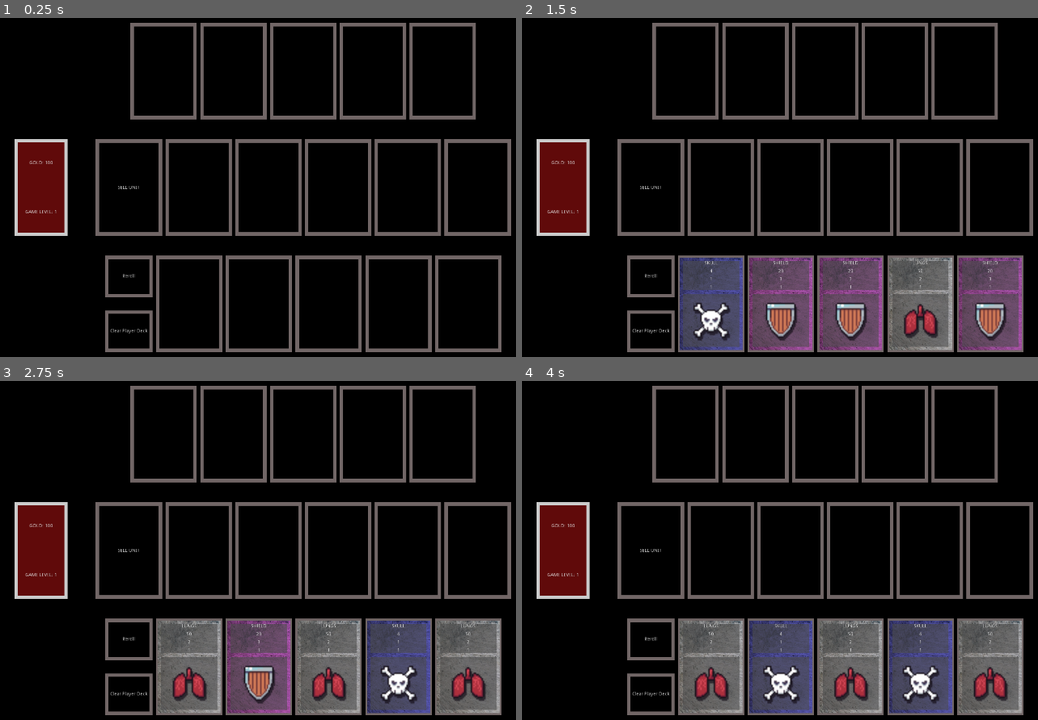
Above: before the commit, frames 1-4 (two rows, left to right).
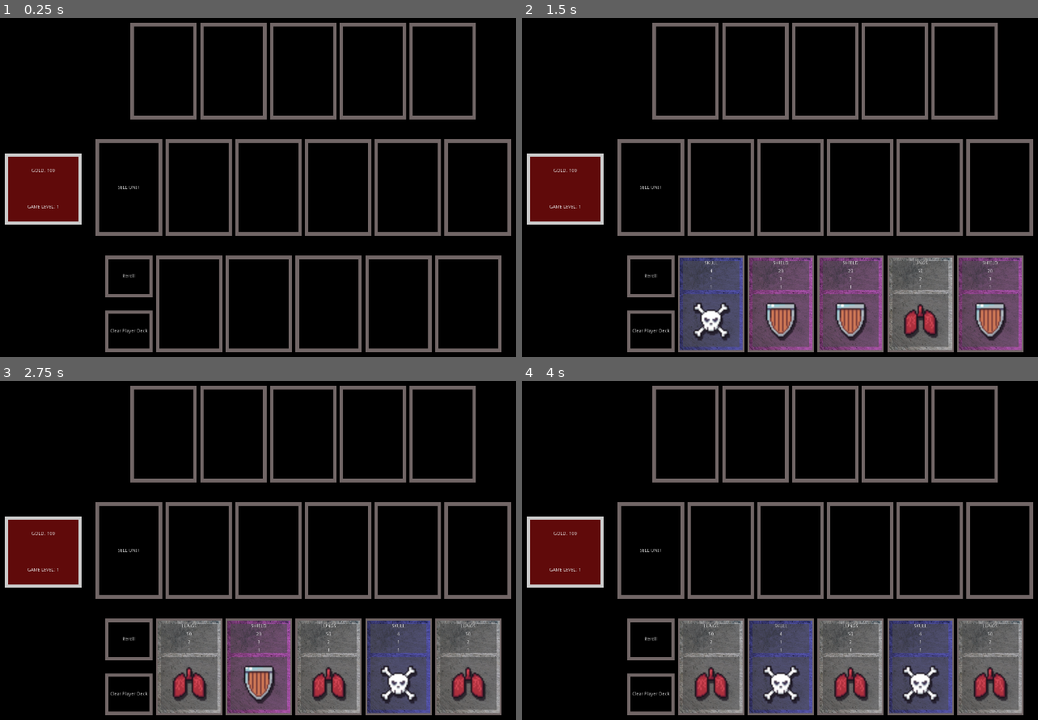
Above: after the commit, the same moments.

Repository: RM35/steel-chalk-asset
Game: Godot game, scene res://main.tscn
The game is run twice, just before and just after one commit, with the same random seed, the same clock (stepped at 60 frames per second) and the same inputs.
Inputs:
- Up to frame 1 (0.25 s): no input
- Up to frame 2 (1.5 s): click "Reroll" at 0.5 s; click "Clear Player Deck" at 1.25 s
- Up to frame 3 (2.75 s): click "Reroll" at 2 s
- Up to frame 4 (4 s): click "Clear Player Deck" at 2.75 s; click "Reroll" at 3.5 s

The runs differ from the first frame. In frame 1, 2.3% of the frame differs, in the area x 0-16%, y 35-65%; in frame 2, 2.3%; in frame 3, 2.3%; in frame 4, 2.3%.

Commit message:
add selling

Diff:
--- a/card_slot/card_slot.gd
+++ b/card_slot/card_slot.gd
@@ -3,18 +3,34 @@
 enum SLOT_TYPE{PLAYER, SHOP, ENEMY, NONE}
 export(SLOT_TYPE) var slot_type = SLOT_TYPE.NONE
 
+#/root/main/world should always exist but a better
+#way of connecting to the global player gold might
+#be better
+onready var world = get_node("/root/Main/World")
+
 func get_drag_data(drag_offset):
 	pass
 
 func drop_data(vec2, variant):
-	#If empty allow drop. Cards should stop mouse from passing so
-	#we shouldn't need to check for cards exisiting. Cards themselves
-	#will deal with levelling up and swapping and SFX
-	variant.get_node("DropSFX").play()
-	variant.get_parent().remove_child(variant)
-	$Control.add_child(variant)
-	#Apply this slots type to the card
-	variant.slot_type = slot_type
+	#Buying from shop to empty player slot if player_gold >= cost
+	print("try drop")
+	if variant.slot_type == SLOT_TYPE.SHOP && slot_type == SLOT_TYPE.PLAYER:
+		print("buy")
+		if world.player_gold >= variant.cost:
+			world.player_gold -= variant.cost
+			variant.get_node("BuySFX").play()
+			variant.get_parent().remove_child(variant)
+			$Control.add_child(variant)
+			#Apply this slots type to the card
+			variant.slot_type = slot_type
+
+	#Player slot to an empty player slot swap
+	if variant.slot_type == SLOT_TYPE.PLAYER && slot_type == SLOT_TYPE.PLAYER:
+		variant.get_node("DropSFX").play()
+		variant.get_parent().remove_child(variant)
+		$Control.add_child(variant)
+		#Apply this slots type to the card
+		variant.slot_type = slot_type
 
 func can_drop_data(vec2, variant):
 	#If we are dropping to a player slot allow the drop
--- a/unit/unit.gd
+++ b/unit/unit.gd
@@ -52,9 +52,9 @@
 	return self
 
 func drop_data(vec2, variant):
-	#Try buying a card
+	#Try buying a card directly onto another card: return
 	if variant.slot_type == SLOT_TYPE.SHOP && slot_type == SLOT_TYPE.PLAYER:
-		pass
+		return
 	#Swap cards in player deck
 	if variant.slot_type == SLOT_TYPE.PLAYER && slot_type == SLOT_TYPE.PLAYER:
 		$DropSFX.play()
@@ -67,9 +67,6 @@
 
 func can_drop_data(vec2, variant):
 	#Assuming we will only ever get cards as variants.
-	#Only deal with swapping or buying.
-	#Check if card being dragged is from PLAYER and we
-	#Are a card in a PLAYER slot ie PLAYER to PLAYER only.
 	return (variant.slot_type == SLOT_TYPE.SHOP || \
 	variant.slot_type == SLOT_TYPE.PLAYER) && \
 	self.slot_type == SLOT_TYPE.PLAYER
--- a/unit/unit.tscn
+++ b/unit/unit.tscn
@@ -1,10 +1,11 @@
-[gd_scene load_steps=7 format=2]
+[gd_scene load_steps=8 format=2]
 
 [ext_resource path="res://unit/textures/steel_card.png" type="Texture" id=1]
 [ext_resource path="res://unit/textures/icons.png" type="Texture" id=2]
 [ext_resource path="res://unit/unit.gd" type="Script" id=3]
 [ext_resource path="res://unit/sounds/Minimalist4.mp3" type="AudioStream" id=4]
 [ext_resource path="res://unit/sounds/Minimalist2.mp3" type="AudioStream" id=5]
+[ext_resource path="res://unit/sounds/abs-confirm-combine.mp3" type="AudioStream" id=6]
 
 [sub_resource type="StyleBoxFlat" id=1]
 bg_color = Color( 0.301961, 0.301961, 0.301961, 0.611765 )
@@ -115,3 +116,8 @@
 [node name="DropSFX" type="AudioStreamPlayer" parent="."]
 stream = ExtResource( 5 )
 pitch_scale = 0.65
+
+[node name="BuySFX" type="AudioStreamPlayer" parent="."]
+stream = ExtResource( 6 )
+volume_db = -21.784
+pitch_scale = 2.7
--- a/world/world.gd
+++ b/world/world.gd
@@ -49,6 +49,8 @@
 		var unit = unit_scene.instance()
 		rng.randomize()
 		unit.unit_type = load(card_types[rng.randi_range(0, len(card_types) - 1)])
+		#Set to shop slot
+		unit.slot_type = 1
 		node.get_node("Control").add_child(unit)
 
 func _on_ClearTeam_pressed():
--- a/world/world.tscn
+++ b/world/world.tscn
@@ -168,10 +168,13 @@
 stream = ExtResource( 5 )
 
 [node name="Debug" type="Control" parent="."]
-margin_left = 103.0
-margin_top = 396.0
-margin_right = 261.0
-margin_bottom = 684.0
+margin_left = 74.0
+margin_top = 438.0
+margin_right = 303.0
+margin_bottom = 651.0
+__meta__ = {
+"_edit_group_": true
+}
 
 [node name="Panel" type="Panel" parent="Debug"]
 anchor_right = 1.0
@@ -185,9 +188,9 @@
 anchor_bottom = 1.0
 
 [node name="Gold" type="Label" parent="Debug/Panel/VB"]
-margin_top = 64.0
-margin_right = 158.0
-margin_bottom = 78.0
+margin_top = 45.0
+margin_right = 229.0
+margin_bottom = 59.0
 size_flags_horizontal = 3
 size_flags_vertical = 6
 text = "GOLD:"
@@ -195,9 +198,9 @@
 valign = 1
 
 [node name="Level" type="Label" parent="Debug/Panel/VB"]
-margin_top = 210.0
-margin_right = 158.0
-margin_bottom = 224.0
+margin_top = 153.0
+margin_right = 229.0
+margin_bottom = 167.0
 size_flags_horizontal = 3
 size_flags_vertical = 6
 text = "LEVEL:"
@@ -205,4 +208,4 @@
 valign = 1
 
 [connection signal="pressed" from="VB/ShopCards/VB/Reroll" to="." method="_on_Reroll_pressed"]
-[connection signal="pressed" from="VB/ShopCards/VB/ClearTeam" to="." method="_on_Blank_pressed"]
+[connection signal="pressed" from="VB/ShopCards/VB/ClearTeam" to="." method="_on_ClearTeam_pressed"]
